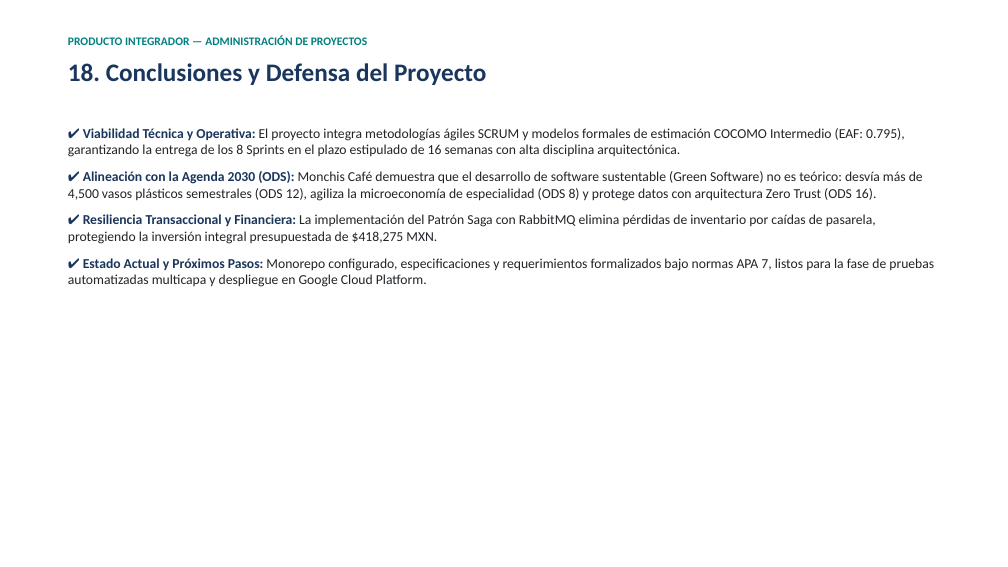
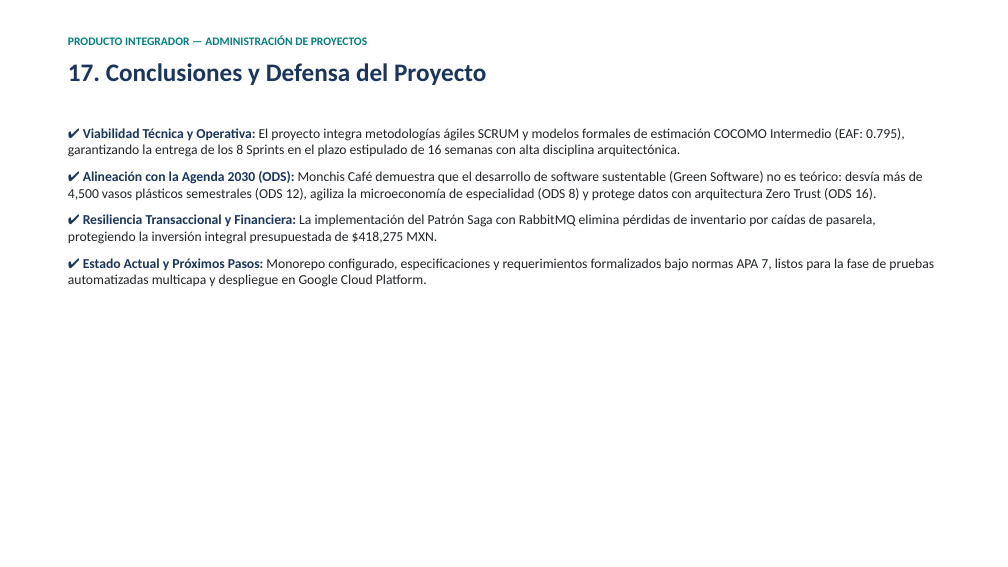
Before and after one commit to ErnestoFM/Proyecto, a slide deck: slide 18 of docs/presentacion/Presentacion_Producto_Integrador_Monchis_Cafe.pptx (slide 19 before the commit). Drawn at 1008x567 pixels with LibreOffice and Linux fonts; fonts in the diff are those of the drawing. Boxes give left, top, right and bottom in pixels: in the first picture for what was removed or moved away, otherwise in the second. Text is boxed around its words. In the diff, an @@ line names an element or a change of style, - is before the commit and + after.

```diff
--- a/docs/presentacion/Presentacion_Producto_Integrador_Monchis_Cafe.pptx
+++ b/docs/presentacion/Presentacion_Producto_Integrador_Monchis_Cafe.pptx
@@ text at [68, 63, 486, 85]: text changed @@
-18. Conclusiones y Defensa del Proyecto
+17. Conclusiones y Defensa del Proyecto
```
Also in this commit, not shown: 3 other slides changed, 1 slide removed, 10 other files.
